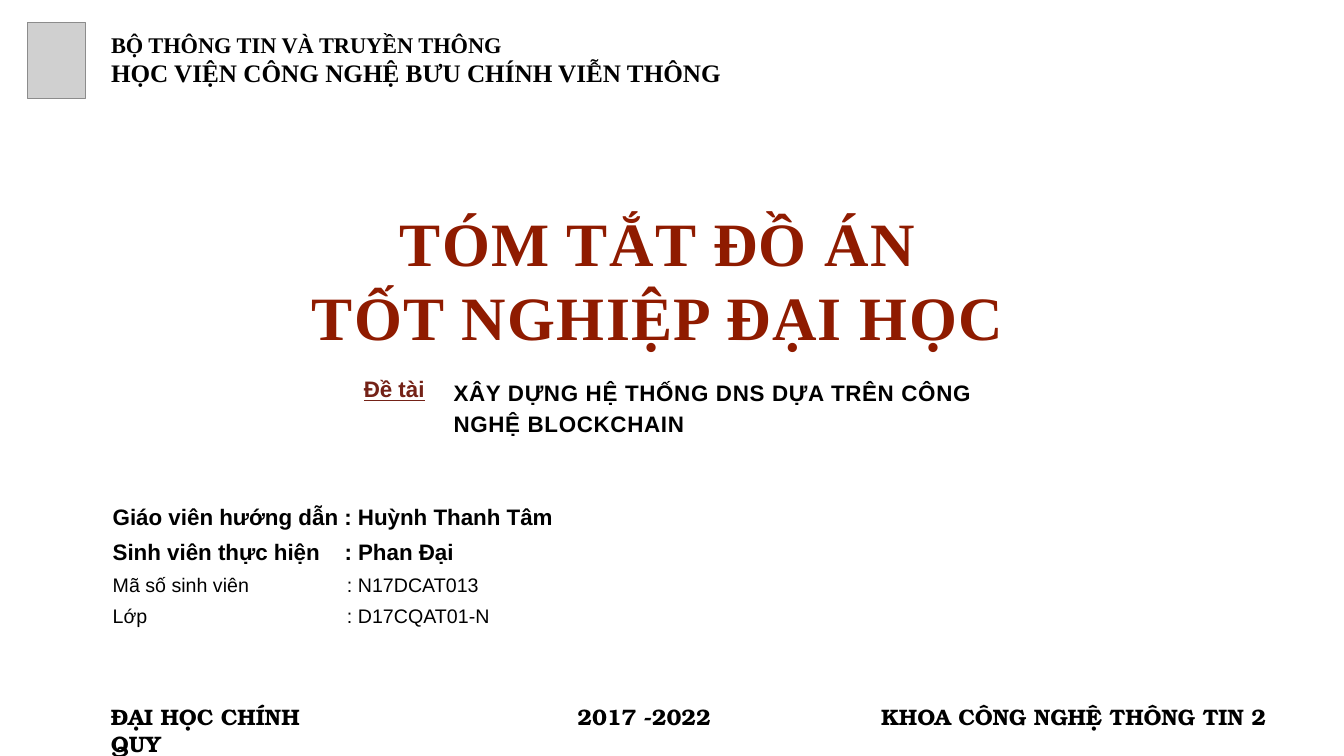
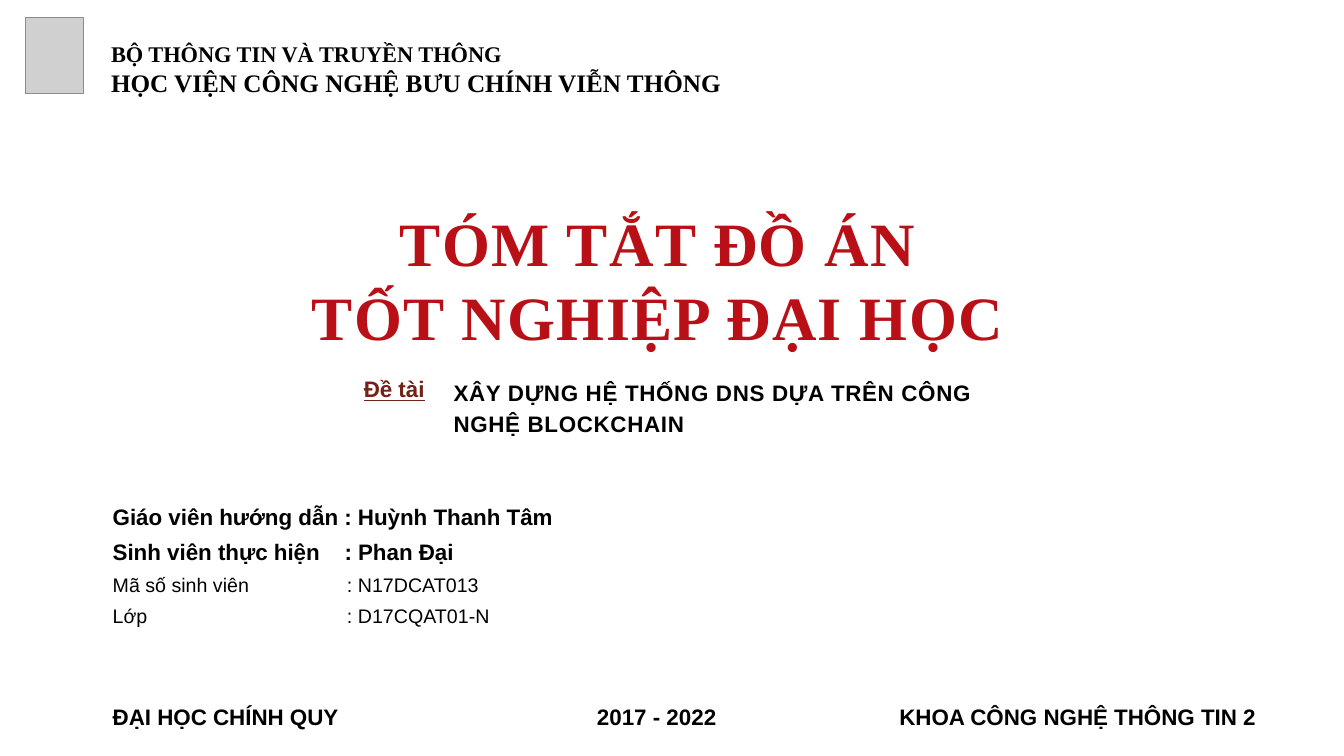
Before and after one commit to PerryPhan/Blockchain-DNS-document, a slide deck: slide 1 of slide/D17CQAT01_PhanDai_N17DCAT013.pptx. Drawn at 1344x756 pixels with LibreOffice and Linux fonts; fonts in the diff are those of the drawing; grey boxes stand for pictures; background and template pictures are left out. Boxes give left, top, right and bottom in pixels: in the first picture for what was removed or moved away, otherwise in the second. Text is boxed around its words. In the diff, an @@ line names an element or a change of style, - is before the commit and + after.

```diff
--- a/slide/D17CQAT01_PhanDai_N17DCAT013.pptx
+++ b/slide/D17CQAT01_PhanDai_N17DCAT013.pptx
@@ picture: place and size @@
-picture at [27, 22, 86, 99]
+picture at [25, 17, 84, 94]
@@ text "BỘ THÔNG TIN VÀ TRUYỀN ...": place and size @@
-text "BỘ THÔNG TIN VÀ TRUYỀN ..." at [111, 35, 721, 87]
+text "BỘ THÔNG TIN VÀ TRUYỀN ..." at [111, 45, 721, 97]
@@ text "TÓM TẮT ĐỒ ÁN" at [312, 218, 1003, 352]: text colour gradient #651400 to #8F1C00 to #AA2100 to gradient #820C10 to #B91117 to #DB141B @@
@@ text "ĐẠI HỌC CHÍNH QUY" at [113, 707, 338, 730]: font TeX Gyre Bonum to Arial @@
@@ text at [597, 709, 716, 726]: text changed; font TeX Gyre Bonum to Arial @@
-2017 -2022
+2017 - 2022
@@ text "KHOA CÔNG NGHỆ THÔNG TIN ..." at [899, 707, 1255, 729]: font TeX Gyre Bonum to Arial; alignment left to right @@
```
Also in this commit, not shown: 10 other slides changed, 5 slides added, 2 other files.
